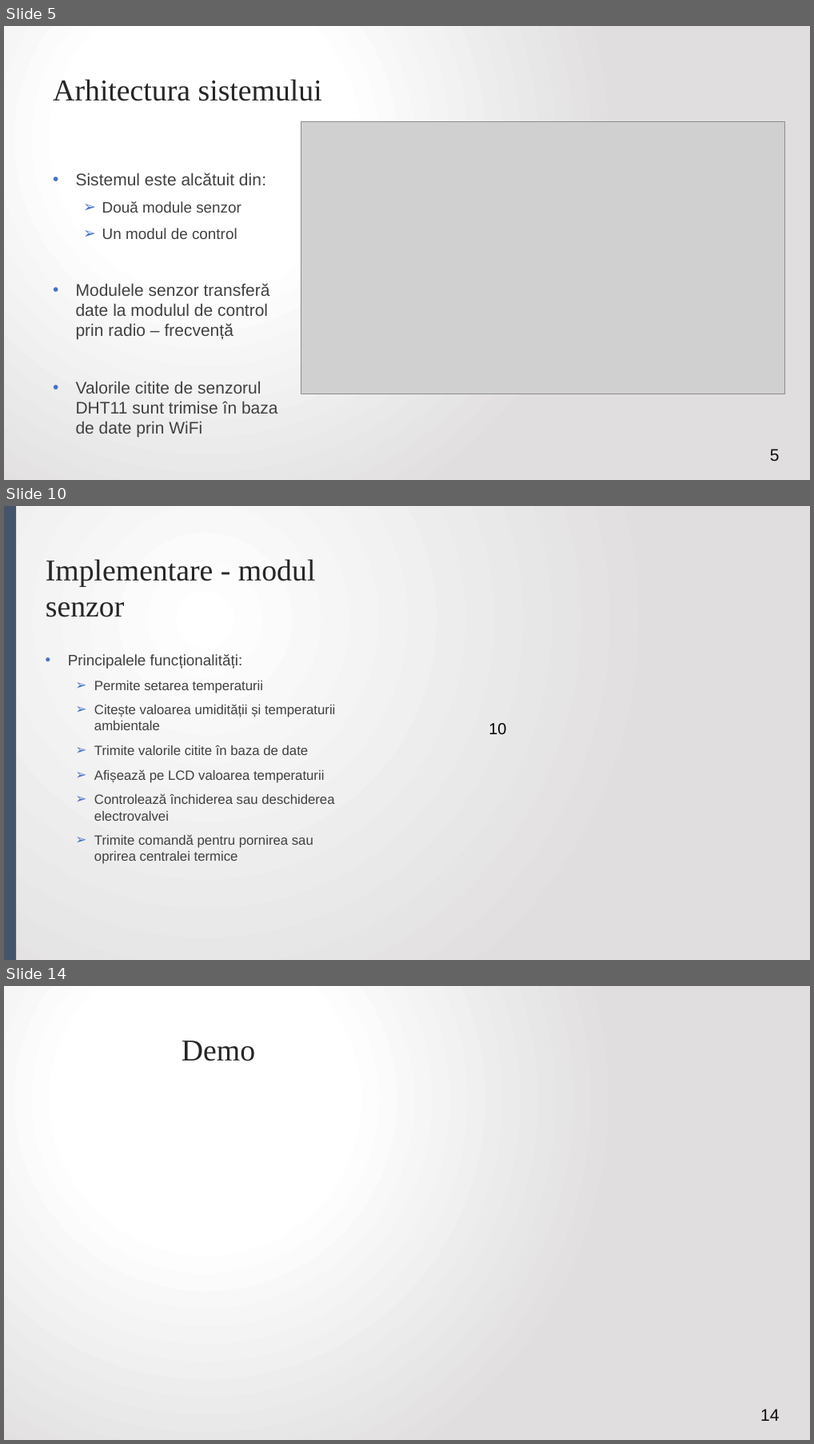
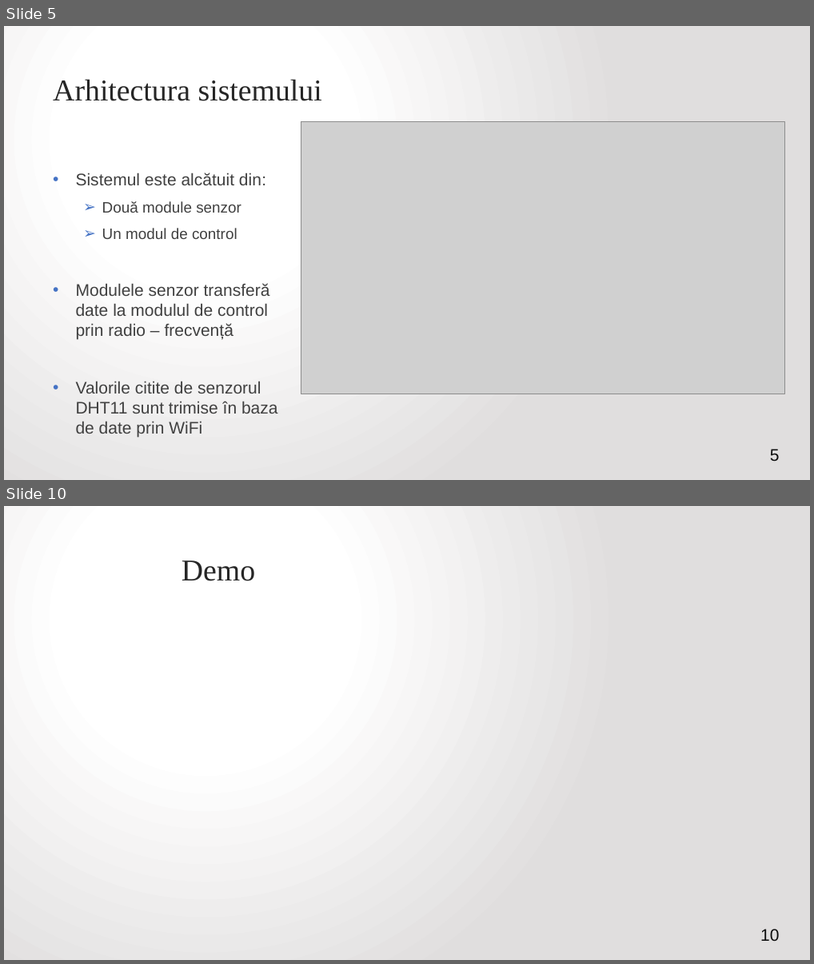
Before and after one commit to VitomirDragan/TemperatureManagement-IOT-, a slide deck: Prezentare/Termostat inteligent controlat printr-o aplicație web.pptx. Shown one above the other, each under a label of ours: slides 5, 10 and 14 before the commit, slides 5 and 10 after it; the slides between them are not shown. The pictures are 814x1444 and 814x964 pixels, drawn with LibreOffice and Linux fonts; fonts in the diff are those of the drawing; grey boxes stand for pictures. Boxes give left, top, right and bottom in pixels: in the first picture for what was removed or moved away, otherwise in the second. Text is boxed around its words. In the diff, an @@ line names an element or a change of style, - is before the commit and + after.

```diff
--- a/Prezentare/Termostat inteligent controlat printr-o aplicație web.pptx
+++ b/Prezentare/Termostat inteligent controlat printr-o aplicație web.pptx
@@ slide 10 removed at bbox=[4, 506, 810, 960], background gradient #FFFFFF to #E1DFDF @@
@@ rectangle removed at bbox=[4, 506, 16, 960] @@
@@ title removed at bbox=[46, 559, 316, 617] @@
-Implementare - modul senzor
@@ text removed at bbox=[68, 654, 335, 864] @@
-• Principalele funcționalități:
-  ➢ Permite setarea temperaturii
-  ➢ Citește valoarea umidității și temperaturii ambientale
-  ➢ Trimite valorile citite în baza de date
-  ➢ Afișează pe LCD valoarea temperaturii
-  ➢ Controlează închiderea sau deschiderea electrovalvei
-  ➢ Trimite comandă pentru pornirea sau oprirea centralei termice
@@ page number removed at bbox=[489, 723, 506, 735] @@
-10
@@ what was slide 14 is now slide 10 @@
@@ page number at bbox=[761, 928, 779, 940]: text changed @@
-14
+10
```
Also in this commit, not shown: 4 slides changed, 2 slides added, 5 other slides removed, 10 other files.
